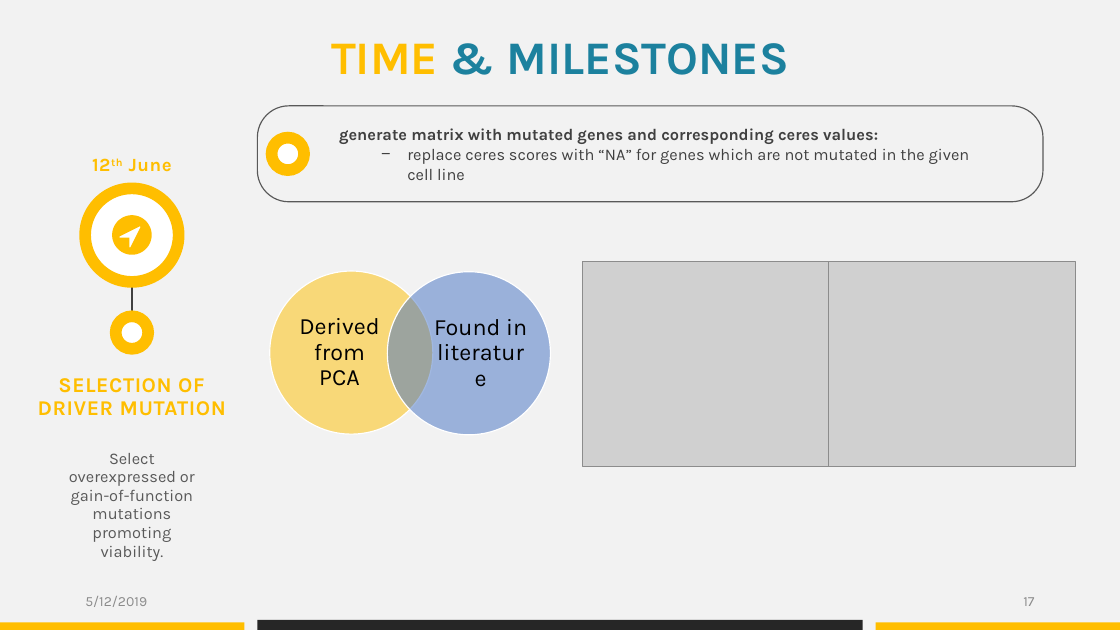
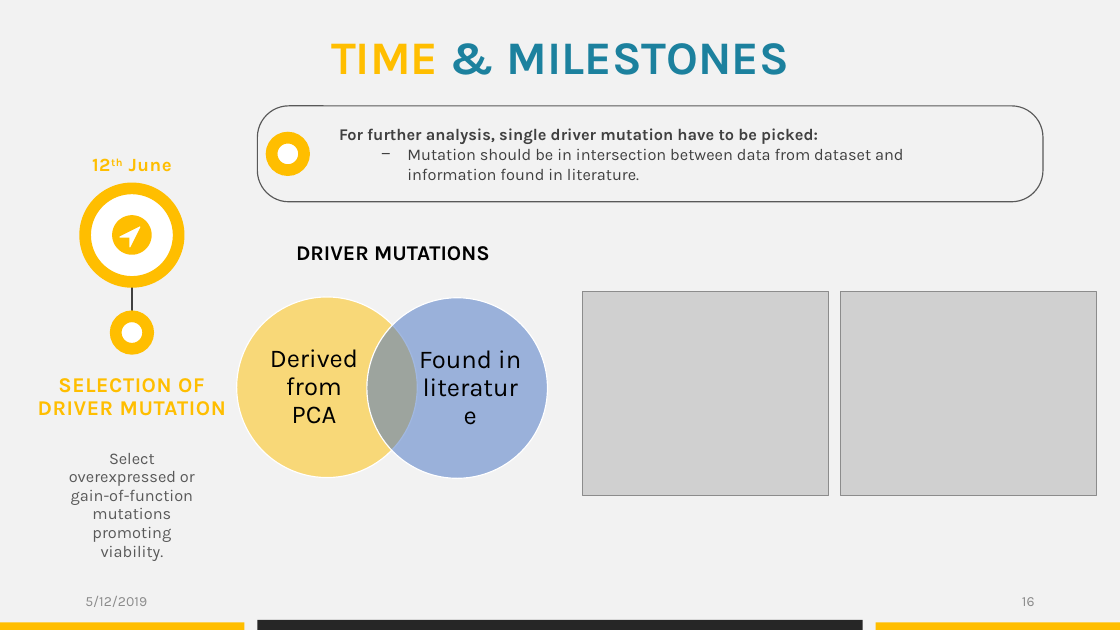
Before and after one commit to datascience-mobi/group-04-project-1-4, a slide deck: slide 16 of Project proposal_presentation_V1.pptx (slide 17 before the commit). Drawn at 1120x630 pixels with LibreOffice and Linux fonts; fonts in the diff are those of the drawing; grey boxes stand for pictures. Boxes give left, top, right and bottom in pixels: in the first picture for what was removed or moved away, otherwise in the second. Text is boxed around its words. In the diff, an @@ line names an element or a change of style, - is before the commit and + after.

```diff
--- a/Project proposal_presentation_V1.pptx
+++ b/Project proposal_presentation_V1.pptx
@@ text at (x1=339, y1=128, x2=904, y2=369): text changed @@
-generate matrix with mutated genes and corresponding ceres values:
-  − replace ceres scores with “NA” for genes which are not mutated in the given cell line
+For further analysis, single driver mutation have to be picked:
+  − Mutation should be in intersection between data from dataset and information found in literature.
@@ text "Found in literature" moved from (x1=434, y1=319, x2=527, y2=336) to (x1=500, y1=169, x2=639, y2=180) @@
@@ text "Found in literature" at (x1=500, y1=169, x2=639, y2=180): size 20 to 22 pt @@
@@ text added at (x1=296, y1=246, x2=490, y2=261), 18 pt, text #000000, bold @@
+DRIVER MUTATIONS
@@ ellipse resized from (x1=270, y1=271, x2=433, y2=434) to (x1=237, y1=297, x2=418, y2=478) @@
@@ ellipse resized from (x1=387, y1=271, x2=550, y2=434) to (x1=367, y1=297, x2=548, y2=478) @@
@@ picture moved from (x1=582, y1=262, x2=828, y2=466) to (x1=582, y1=292, x2=828, y2=496) @@
@@ picture resized from (x1=829, y1=262, x2=1075, y2=466) to (x1=840, y1=292, x2=1096, y2=496) @@
@@ text "Derived from PCA" at (x1=270, y1=349, x2=358, y2=424): size 20 to 22 pt @@
@@ text "Derived from PCA" moved from (x1=299, y1=318, x2=379, y2=386) to (x1=270, y1=349, x2=358, y2=424) @@
@@ page number at (x1=1022, y1=597, x2=1035, y2=606): text changed @@
-17
+16
```
Also in this commit, not shown: 3 other slides changed, 7 slides removed.
